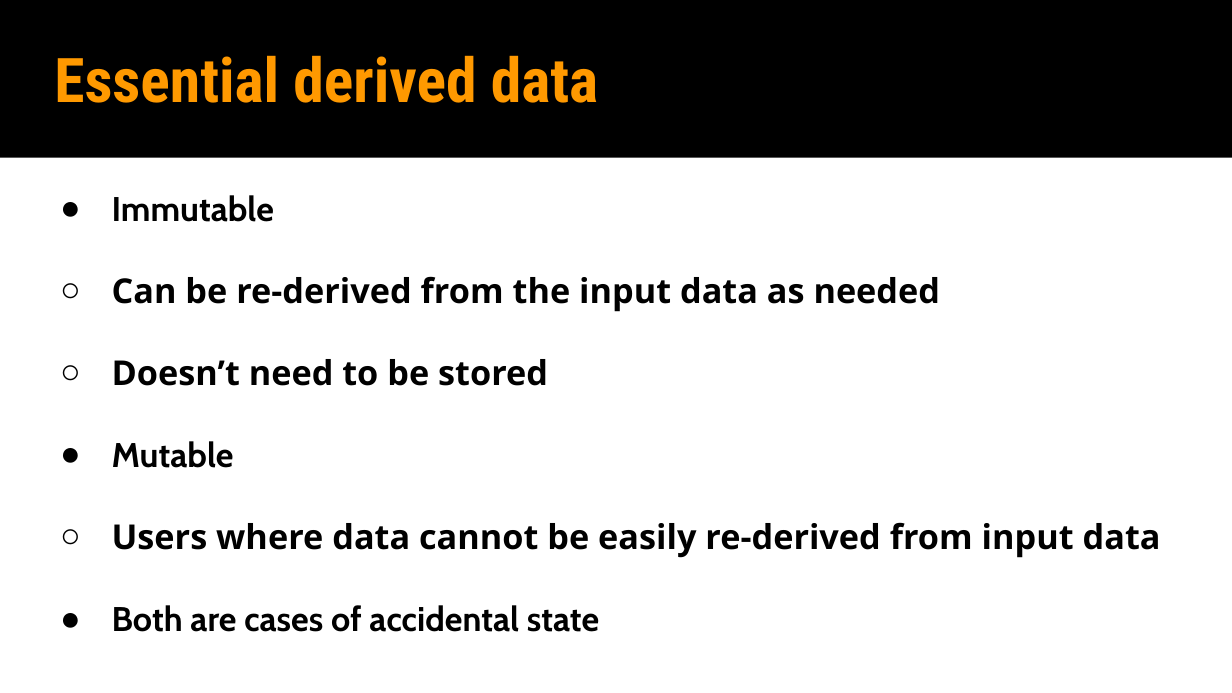
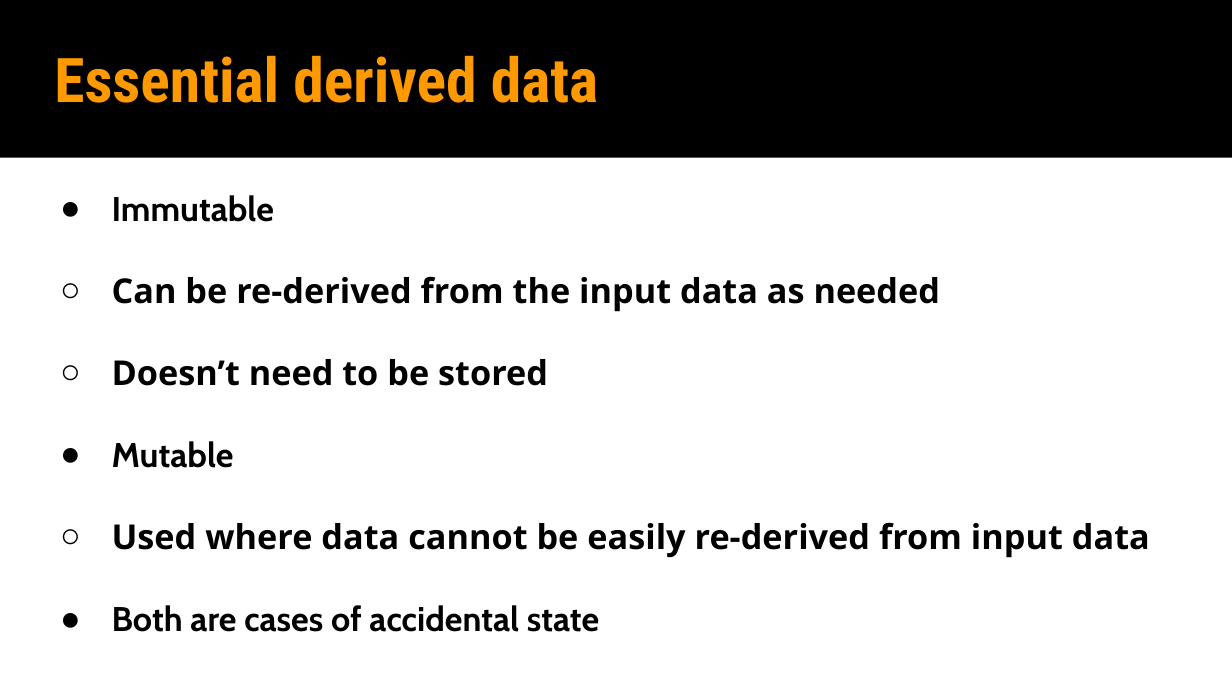
Before and after one commit to philipcraig/silly, a slide deck: slide 33 of PC Talk.pptx. Drawn at 1232x693 pixels with LibreOffice and Linux fonts; fonts in the diff are those of the drawing. Boxes give left, top, right and bottom in pixels: in the first picture for what was removed or moved away, otherwise in the second. Text is boxed around its words. In the diff, an @@ line names an element or a change of style, - is before the commit and + after.

Commit message:
typo

```diff
--- a/PC Talk.pptx
+++ b/PC Talk.pptx
@@ text at (112,522,1150,558): text changed @@
-  ○ Users where data cannot be easily re-derived from input data
+  ○ Used where data cannot be easily re-derived from input data
```
